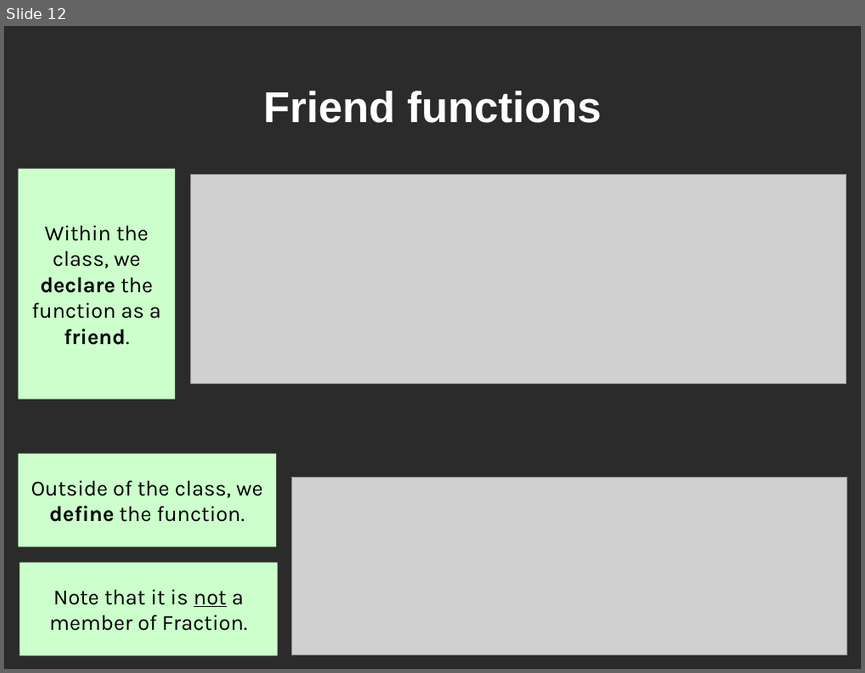
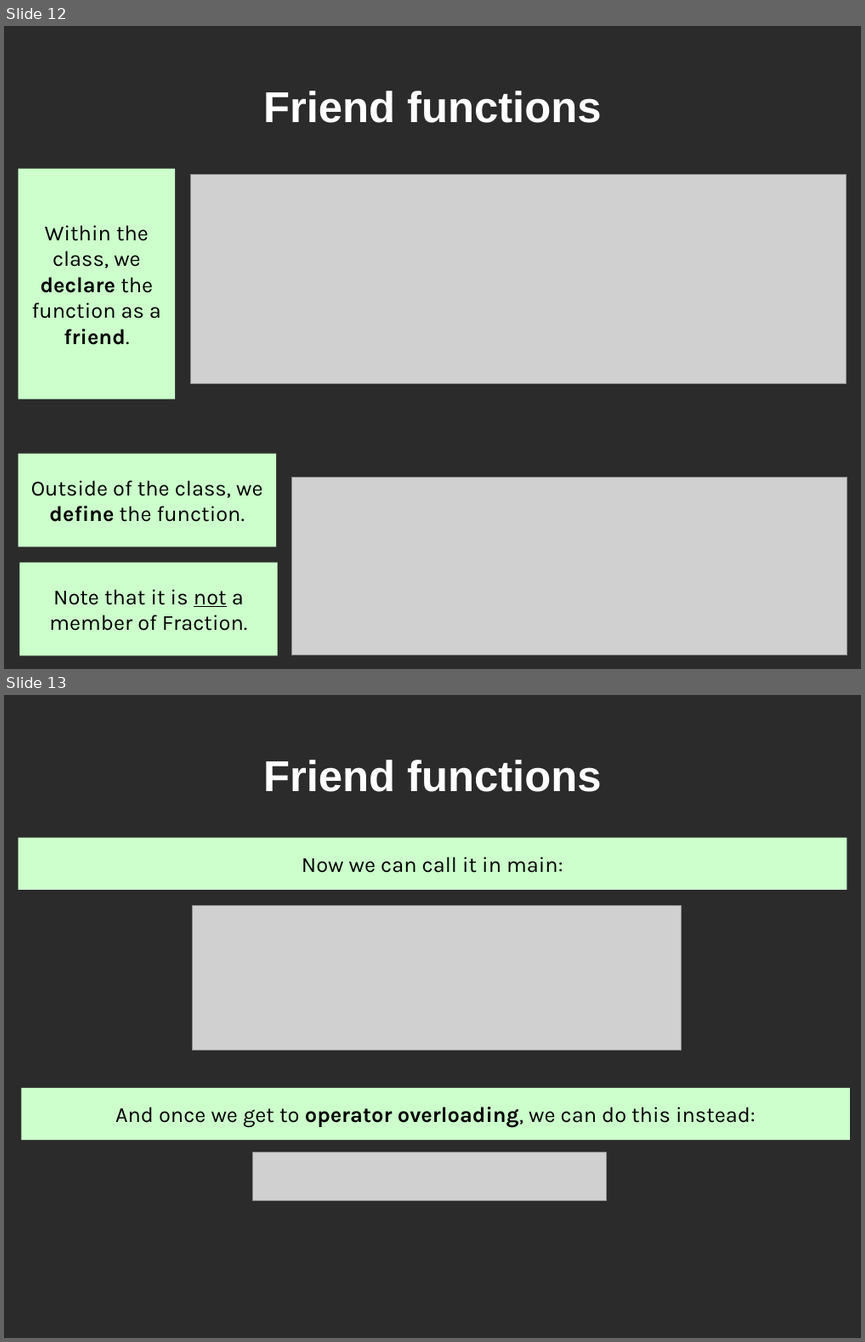
Before and after one commit to mactwist555/CPP-Course, a slide deck: Lecture_Slides/13 Friends/Friends.odp. Shown one above the other, each under a label of ours: slide 12 before the commit, slides 12 and 13 after it. The pictures are 865x673 and 865x1342 pixels, drawn with LibreOffice and Linux fonts; fonts in the diff are those of the drawing; grey boxes stand for pictures; background and template pictures are left out; a plain dark background stands for a picture behind light text. Boxes give left, top, right and bottom in pixels: in the first picture for what was removed or moved away, otherwise in the second. Text is boxed around its words. In the diff, an @@ line names an element or a change of style, - is before the commit and + after.

```diff
--- a/Lecture_Slides/13 Friends/Friends.odp
+++ b/Lecture_Slides/13 Friends/Friends.odp
@@ slide 13 added at (4,695,861,1338), background picture (left out) @@
@@ title added at (263,760,601,792), 40 pt, text #FFFFFF, bold @@
+Friend functions
@@ rectangle added at (18,837,847,890), fill #CCFFCC, 20 pt, text #000000 @@
+Now we can call it in main:
@@ picture added at (192,906,681,1050) @@
@@ rectangle added at (21,1088,850,1140), fill #CCFFCC, 20 pt, text #000000 @@
+And once we get to operator overloading, we can do this instead:
@@ picture added at (253,1152,607,1201) @@
```
Also in this commit, not shown: 2 slides changed, 1 other slide added, 2 slides removed, 5 other files.
